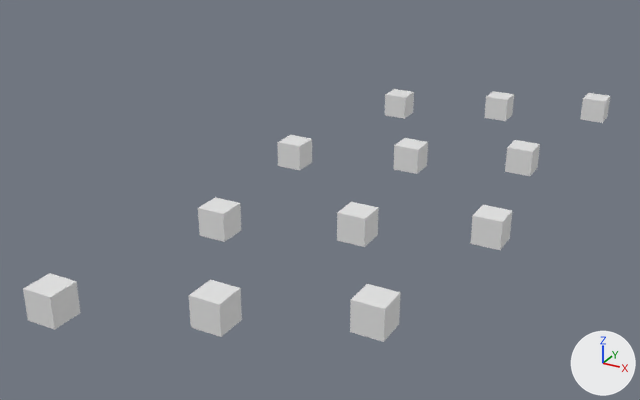
What one commit did to the glTF model mario-kart-react/public/Tracks/YoshiFalls/YoshiFalls_startpos.glb.
Before and after are seen from a 50 mm camera at (-100.9, -4.1, 139.4) aimed at (-130.9, 50.3, 112.2). Arrows for +X, +Y and +Z are at lower right; the lights stay in place. The first picture is the older version.

The first picture shows 'start_1', 'start_10', 'start_11', 'start_12', 'start_2', 'start_3', 'start_4', 'start_5', 'start_6', 'start_7', 'start_8', 'start_9'.
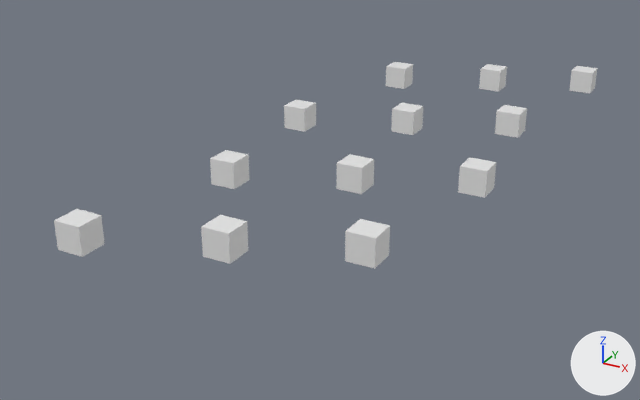
Changed parts and their boxes (x1, y1, x2, y2) in the pictures (640 x 400 px):
```json
{"object": "start_12", "change": "moved", "before": [23, 273, 81, 330], "after": [54, 209, 105, 257]}
{"object": "start_11", "change": "moved", "before": [189, 280, 242, 337], "after": [201, 215, 248, 264]}
{"object": "start_10", "change": "moved", "before": [350, 284, 401, 342], "after": [345, 219, 390, 269]}
{"object": "start_9", "change": "moved", "before": [198, 197, 241, 242], "after": [210, 150, 250, 189]}
{"object": "start_8", "change": "moved", "before": [337, 202, 379, 247], "after": [336, 154, 374, 194]}
{"object": "start_7", "change": "moved", "before": [470, 205, 512, 250], "after": [458, 157, 496, 198]}
{"object": "start_6", "change": "moved", "before": [277, 135, 312, 170], "after": [284, 100, 316, 132]}
{"object": "start_5", "change": "moved", "before": [394, 138, 428, 174], "after": [391, 103, 423, 135]}
{"object": "start_4", "change": "moved", "before": [505, 140, 540, 176], "after": [495, 105, 527, 138]}
{"object": "start_3", "change": "moved", "before": [385, 89, 414, 119], "after": [386, 62, 413, 89]}
{"object": "start_2", "change": "moved", "before": [484, 91, 514, 121], "after": [479, 64, 507, 92]}
{"object": "start_1", "change": "moved", "before": [580, 93, 610, 123], "after": [569, 66, 597, 93]}
```

The change, as JSON lines over the scene's bpy script:
```json
{"op": "set", "path": "ob_start_1.location", "old": "(-116.31, 75.84, 114.69)", "new": "(-118.87, 81.5, 115.56)"}
{"op": "set", "path": "ob_start_2.location", "old": "(-124.12, 72.08, 114.69)", "new": "(-126.74, 77.88, 115.56)"}
{"op": "set", "path": "ob_start_3.location", "old": "(-132.44, 68.35, 114.69)", "new": "(-135.12, 74.28, 115.56)"}
{"op": "set", "path": "ob_start_6.location", "old": "(-134.42, 52.68, 114.69)", "new": "(-137.37, 58.65, 115.56)"}
{"op": "set", "path": "ob_start_5.location", "old": "(-126.1, 56.41, 114.69)", "new": "(-128.99, 62.24, 115.56)"}
{"op": "set", "path": "ob_start_4.location", "old": "(-118.3, 60.17, 114.69)", "new": "(-121.12, 65.87, 115.56)"}
{"op": "set", "path": "ob_start_9.location", "old": "(-132.44, 39.43, 114.69)", "new": "(-135.61, 45.37, 115.56)"}
{"op": "set", "path": "ob_start_8.location", "old": "(-124.12, 43.16, 114.69)", "new": "(-127.23, 48.96, 115.56)"}
{"op": "set", "path": "ob_start_7.location", "old": "(-116.31, 46.92, 114.69)", "new": "(-119.36, 52.59, 115.56)"}
{"op": "set", "path": "ob_start_12.location", "old": "(-134.42, 26.14, 114.69)", "new": "(-137.81, 32.11, 115.56)"}
{"op": "set", "path": "ob_start_11.location", "old": "(-126.1, 29.87, 114.69)", "new": "(-129.43, 35.71, 115.56)"}
{"op": "set", "path": "ob_start_10.location", "old": "(-118.3, 33.63, 114.69)", "new": "(-121.56, 39.33, 115.56)"}
```
